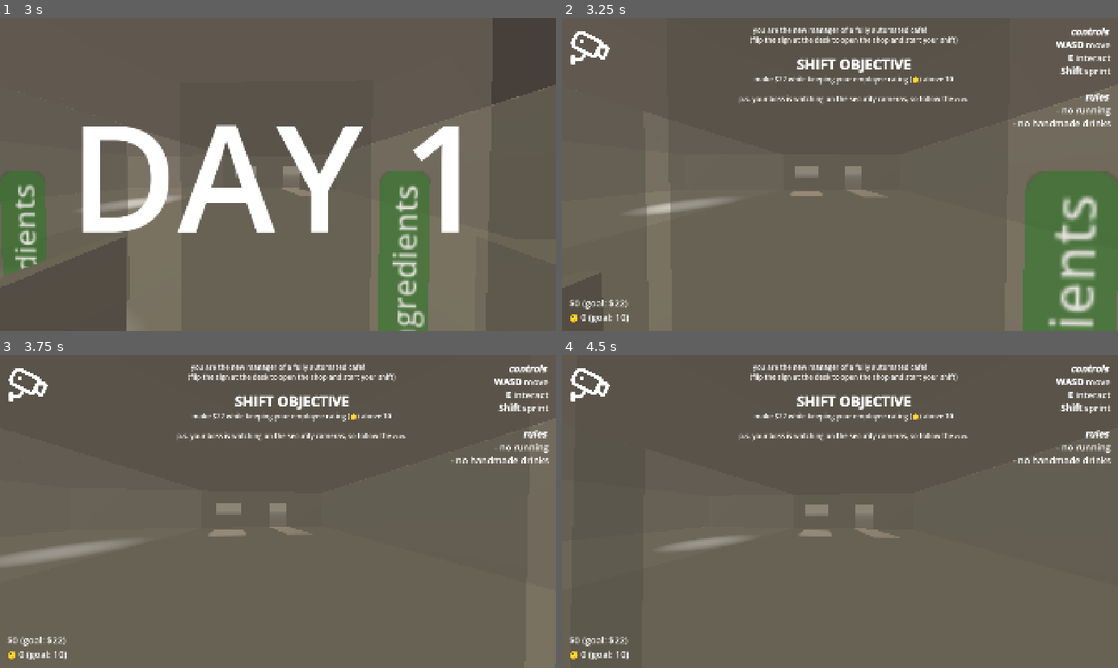
Above: before the commit, frames 1-4 (two rows, left to right).
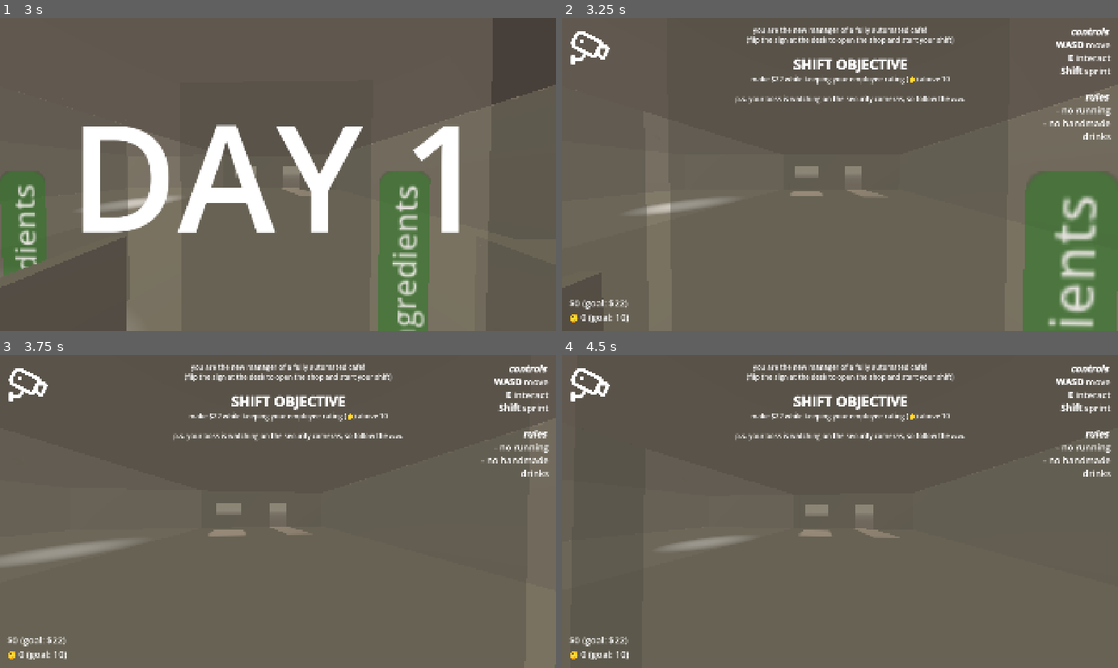
Above: after the commit, the same moments.

Repository: Sunday-Studio-Team/cafe
Game: Godot game, scene res://main.tscn
Two runs of this game, one before a commit and one after it. Both use one fixed random seed, a clock stepped at 60 frames per second and the inputs below.
Inputs (mouse positions are in pixels of both pictures, inside the frame that each line leads up to):
- Up to frame 1 (3 s): move the mouse to (305, 174) at 0.52 s; hold E (interact) 0.53-1.28 s; hold W (move_forward) from 0.53 s (still down); tap Shift (sprint) at 0.8, 1.35, 2.3, 2.85 s; move the mouse to (250, 174) at 1.27 s; tap E (interact) at 1.55 s; move the mouse to (289, 168) at 2.02 s; hold E (interact) 2.03-2.78 s; move the mouse to (272, 180) at 2.77 s
- Up to frame 2 (3.25 s): keep holding W (move_forward); tap E (interact) at 3.05 s
- Up to frame 3 (3.75 s): keep holding W (move_forward); move the mouse to (316, 514) at 3.52 s; hold Shift (sprint) from 3.53 s (still down); tap I at 3.6 s
- Up to frame 4 (4.5 s): keep holding W (move_forward); tap Enter at 4.25 s; move the mouse to (795, 508) at 4.27 s; release Shift (sprint) at 4.28 s; tap E (interact) at 4.35 s

Frame 1 is identical in both runs. In frame 2, 2.2% of the frame differs, in the area x 31-99%, y 5-39%; in frame 3, 2.2%; in frame 4, 2.2%.

Commit message:
add 3rd day

Diff:
--- a/godot/global.gd
+++ b/godot/global.gd
@@ -26,7 +26,9 @@
 var day := 1
 # this just defines the max day where we quit if we beat it
 # (instead of loading the next day)
-var final_day := 2
+var final_day := 3
+# rules (true = rule in effect) (these are toggled per-day in main.gd)
+var holding_ingredients_rule := false
 
 
 func _ready() -> void:
--- a/godot/main.gd
+++ b/godot/main.gd
@@ -33,13 +33,7 @@
 	Stats.daily_profit = 0
 	Stats.employee_rating = 0
 
-	match Global.day:
-		1:
-			pass
-		2:
-			Stats.daily_profit_goal = 30
-			machines.append(side_machine)
-			side_machine.show()
+	set_per_day_stuff()
 
 	ui.hide()
 	day_indicator.text = "DAY %s" % Global.day
@@ -54,6 +48,16 @@
 	# a few seconds to read the tutorial text and get their bearings
 	#await get_tree().create_timer(1, false).timeout
 	#customer_spawn_timer.timeout.emit()
+
+
+# we reload this main scene to start each day, so we set all the per-day stuff here
+func set_per_day_stuff() -> void:
+	if Global.day >= 2:
+		Stats.daily_profit_goal = 30
+		machines.append(side_machine)
+		side_machine.show()
+	if Global.day >= 3:
+		Global.holding_ingredients_rule = true
 
 
 func _on_customer_spawn_timer_timeout() -> void:
--- a/godot/main.tscn
+++ b/godot/main.tscn
@@ -285,7 +285,7 @@
 [node name="Player" parent="." unique_id=1025923804 instance=ExtResource("4_1bvp3")]
 transform = Transform3D(1, 0, 0, 0, 1, 0, 0, 0, 1, 0, 0, 8)
 
-[node name="UI" type="CanvasLayer" parent="." unique_id=1922 …(183 unchanged characters)… imer", "time_left_label", "objective", "end_text", "money_sound", "gain_points_s …(65 unchanged characters)…
+[node name="UI" type="CanvasLayer" parent="." unique_id=1922 …(183 unchanged characters)… imer", "time_left_label", "objective", "rules_controls", "end_text", "money_sound", "gain_points_s …(65 unchanged characters)…
 script = ExtResource("5_lquwl")
 profit_label = NodePath("MarginContainer/VBoxContainer/HBoxContainer2/Scores/Money")
 customer_happiness_label = NodePath("MarginContainer/VBoxContainer/HBoxContainer2/Scores/Customer")
@@ -296,6 +296,7 @@
 game_timer = NodePath("../GameTimer")
 time_left_label = NodePath("MarginContainer/VBoxContainer/HBoxContainer2/TimeLeft")
 objective = NodePath("MarginContainer/Objective")
+rules_controls = NodePath("MarginContainer/VBoxContainer/HBoxContainer/ControlsRules")
 end_text = NodePath("MarginContainer/EndText")
 money_sound = NodePath("MoneySound")
 gain_points_sound = NodePath("GainPointsSound")
--- a/godot/security_cam.gd
+++ b/godot/security_cam.gd
@@ -50,13 +50,11 @@
 				Global.score_update_message = "caught making drink by hand"
 				Stats.employee_rating -= Stats.penalty_for_handmade_drink
 			elif (
-				Global.holding_ingredients
+				Global.holding_ingredients and Global.holding_ingredients_rule
 			):
-				# uncomment to penalise for carrying ingredients
-				pass
-				#Global.score_update_message = "caught stealing ingredients"
-				#Stats.employee_rating -= Stats.penalty_for_holding_ingredients
-				#timer.start()
+				Global.score_update_message = "caught stealing ingredients"
+				Stats.employee_rating -= Stats.penalty_for_holding_ingredients
+				timer.start()
 
 			player_in_spotlight = true
 			break
--- a/godot/ui.gd
+++ b/godot/ui.gd
@@ -11,6 +11,7 @@
 @export var game_timer: Timer
 @export var time_left_label: Label
 @export var objective: RichTextLabel
+@export var rules_controls: RichTextLabel
 @export var end_text: RichTextLabel
 @export var money_sound: AudioStreamPlayer
 @export var gain_points_sound: AudioStreamPlayer
@@ -46,27 +47,46 @@
 	# we wait here to make sure some global vars like profit goal
 	# get set before we show them
 	await get_tree().process_frame
-	match Global.day:
-		1:
-			objective.text = (
-				"you are the new manager of a fully automated cafe!
-				(flip the sign at the desk to open the shop and start your shift)
-
-				[b]SHIFT OBJECTIVE[/b]
-				make %s while keeping your employee rating (🙂) above %s
-
-				p.s. your boss is watching on the security cameras, so follow the [b][i]rules[/i][/b]."
-				% [Global.float_to_price(Stats.daily_profit_goal), Stats.employee_rating_goal]
-			)
-		2:
-			objective.text = (
-				"your boss has installed a new machine! it's located around the corner on the left.
-				(your daily profit goal has been adjusted accordingly.)
-
-				[b]SHIFT OBJECTIVE[/b]
-				make %s while keeping your employee rating (🙂) above %s"
-				% [Global.float_to_price(Stats.daily_profit_goal), Stats.employee_rating_goal]
-			)
+	if Global.day >= 1:
+		objective.text = (
+			"you are the new manager of a fully automated cafe!
+			(flip the sign at the desk to open the shop and start your shift)
+
+			[b]SHIFT OBJECTIVE[/b]
+			make %s while keeping your employee rating (🙂) above %s
+
+			p.s. your boss is watching on the security cameras, so follow the [b][i]rules[/i][/b]."
+			% [Global.float_to_price(Stats.daily_profit_goal), Stats.employee_rating_goal]
+		)
+		rules_controls.text = (
+			"[b][i]controls [/i][/b]
+			[b]WASD[/b] move
+			[b]E[/b] interact
+			[b]Shift[/b] sprint
+
+			[b][i]rules [/i][/b]
+			- no running
+			- no handmade drinks"
+		)
+	if Global.day >= 2:
+		objective.text = (
+			"your boss has installed a new machine! it's located around the corner on the left.
+			(your daily profit goal has been adjusted accordingly.)
+
+			[b]SHIFT OBJECTIVE[/b]
+			make %s while keeping your employee rating (🙂) above %s"
+			% [Global.float_to_price(Stats.daily_profit_goal), Stats.employee_rating_goal]
+		)
+	if Global.day >= 3:
+		objective.text = (
+			"your boss says you're using up too many ingredients.
+			new rule: don't take any more ingredients out of the store room.
+
+			[b]SHIFT OBJECTIVE[/b]
+			make %s while keeping your employee rating (🙂) above %s"
+			% [Global.float_to_price(Stats.daily_profit_goal), Stats.employee_rating_goal]
+		)
+		rules_controls.text += "\n- no taking ingredients from store room"
 
 
 func _physics_process(_delta: float) -> void:
